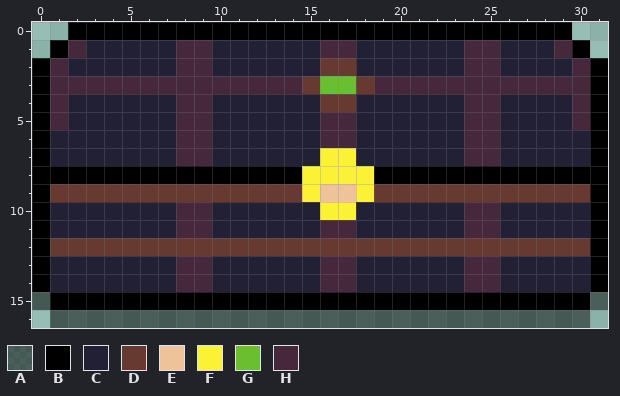
Two versions of one pixel-art file, Resources/Sprites/Structures/DiosCoffin.aseprite. The picture above is the old version.
32x17 pixels, 1 frame.
Visible layers, top first: "Layer", "Shadow" opacity 50%.
Palette (. is transparent): A #00000080  B #000000  C #222034  D #663931  E #eec39a  F #fbf236  G #6abe30  H #45283c
Pixels before, first column x 0:
 0 ..BBBBBBBBBBBBBBBBBBBBBBBBBBBB..
 1 .BHCCCCCHHCCCCCCHHCCCCCCHHCCCHB.
 2 BHCCCCCCHHCCCCCCDDCCCCCCHHCCCCHB
 3 BHHHHHHHHHHHHHHDGGDHHHHHHHHHHHHB
 4 BHCCCCCCHHCCCCCCDDCCCCCCHHCCCCHB
 5 BHCCCCCCHHCCCCCCHHCCCCCCHHCCCCHB
 6 BCCCCCCCHHCCCCCCHHCCCCCCHHCCCCCB
 7 BCCCCCCCHHCCCCCCFFCCCCCCHHCCCCCB
 8 BBBBBBBBBBBBBBBFFFFBBBBBBBBBBBBB
 9 BDDDDDDDDDDDDDDFEEFDDDDDDDDDDDDB
10 BCCCCCCCHHCCCCCCFFCCCCCCHHCCCCCB
11 BCCCCCCCHHCCCCCCHHCCCCCCHHCCCCCB
12 BDDDDDDDDDDDDDDDDDDDDDDDDDDDDDDB
13 BCCCCCCCHHCCCCCCHHCCCCCCHHCCCCCB
14 BCCCCCCCHHCCCCCCHHCCCCCCHHCCCCCB
15 ABBBBBBBBBBBBBBBBBBBBBBBBBBBBBBA
16 .AAAAAAAAAAAAAAAAAAAAAAAAAAAAAA.
Now the later version:
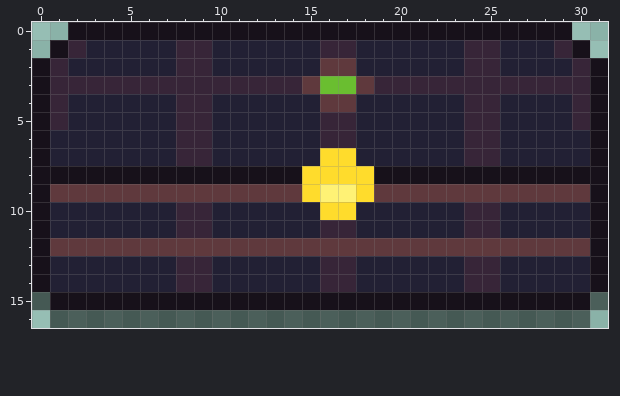
The exact change:
Colour B changes from #000000 to #17111a.
Colour D changes from #663931 to #5f393d.
Colour E changes from #eec39a to #fff275.
Colour F changes from #fbf236 to #ffdc2c.
Colour H changes from #45283c to #372538.
Where, in picture pixels (left, top, right, bottom), the same in both pictures:
changed: (32, 22, 608, 310)
